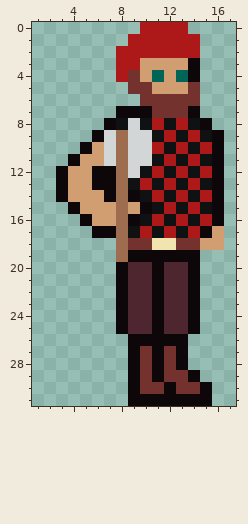
File history of a pixel-art sprite, assets/lenhador.png. Above is the file before it was changed.
The file is 96x96 pixels, drawn in blocks of 3x3; one block is one cell here. Shown: x 1..17, y 0..31.
Once edited:
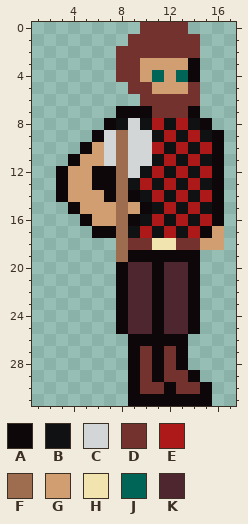
Palette (. is transparent): A #0d0709  B #101112  C #d2d6d7  D #73322e  E #ad1818  F #9e6d4f  G #d19e71  H #f1e4af  J #006457  K #4d2630
The exact change:
Changed rows in their new state; - is an unchanged pixel.
first column x 8:
 0 --DDDD-
 1 -DDDDDD
 2 DDDDDDD
 3 DD-----
 4 D------
Boxes around the changes in both pictures, in picture pixels (x1, y1, x2, y2):
changed: (116, 22, 200, 82)
